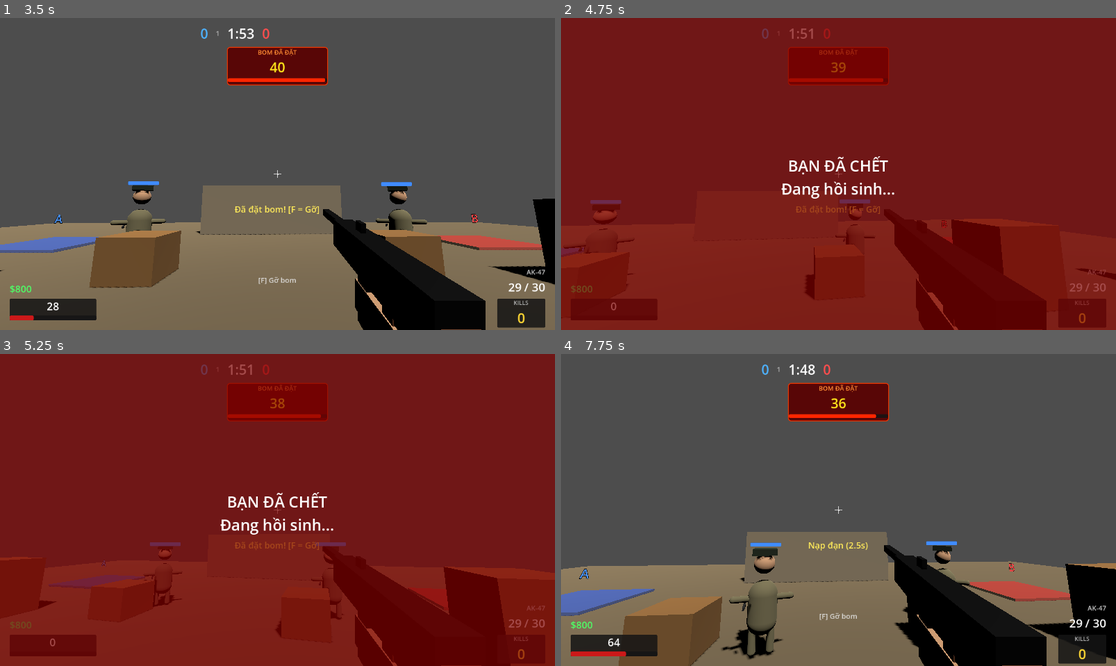
Above: before the commit, frames 1-4 (two rows, left to right).
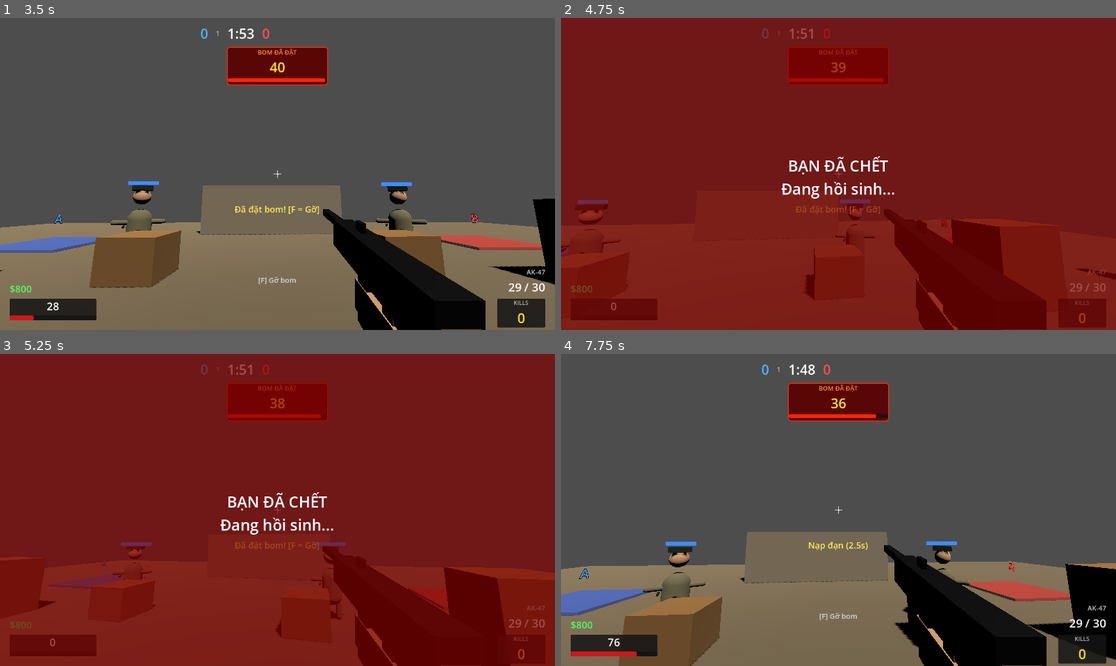
Above: after the commit, the same moments.

Repository: DamThuanHung/vietnamchien
Game: Godot game, scene res://scenes/main_menu.tscn
Same seed, same stepped clock (60 frames per second), same inputs: the game is played once before the commit and once after it.
Inputs (mouse positions are in pixels of both pictures, inside the frame that each line leads up to):
- Up to frame 1 (3.5 s): click "CHƠI NGAY" at 0.5 s; tap Enter at 1.25 s; move the mouse to (305, 174) at 1.27 s; press the mouse at (305, 174) at 1.28 s; tap Space (jump) at 1.52, 2.27 s; move the mouse to (249, 174) at 2.02 s; release the mouse at (249, 174) at 2.03 s; tap Ctrl (chay) at 2.1 s; move the mouse to (288, 167) at 2.77 s; hold F (dat_bom) from 2.78 s (still down)
- Up to frame 2 (4.75 s): tap Space (jump) at 3.5, 3.77, 4.52 s; move the mouse to (832, 180) at 3.52 s; release F (dat_bom) at 3.53 s; tap S (di_lui) at 3.6 s; move the mouse to (877, 177) at 4.27 s; hold D (di_phai) from 4.28 s (still down)
- Up to frame 3 (5.25 s): move the mouse to (233, 506) at 5.02 s; release D (di_phai) at 5.03 s; tap A (di_trai) at 5.1 s
- Up to frame 4 (7.75 s): tap Space (jump) at 5.27, 6.77, 7.52 s; move the mouse to (844, 510) at 5.77 s; hold W (di_truoc) 5.78-6.53 s; move the mouse to (816, 503) at 6.52 s; tap Tab (mo_bang_diem) at 6.6 s; move the mouse to (866, 510) at 7.27 s; hold R (nap_dan) from 7.28 s (still down)

Frame 1 is identical in both runs. In frame 2, 0.2% of the frame differs, in the area x 0-14%, y 58-83%; in frame 3, 0.3%; in frame 4, 2.3%, in the area x 8-42%, y 60-98%.

Commit message:
feat(ai): enemy biet go bom (state GO_BOM)
- Them state GO_BOM vao enum TrangThai
- Priority: TAN_CONG > GO_BOM > TRUY_DUOI > TUAN_TRA
  (player vao tam ban thi enemy uu tien chien dau, ke bom)
- Enemy thay bom da dat (group "bom" + chua no) → di den → dung yen
  goi bom.bat_dau_go() dung 1 lan, tien_do_go tu tang 1.0/10s
- Edge cases:
  + Enemy chuyen state giua chung → goi bom.dung_go() de khong khoa bom
  + Enemy chet khi dang go → cleanup bom_dang_go trong chet()
- Tuong thich CS:GO: Bo doi (player) = T (dat bom),
  My/Phap (enemy) = CT (go bom)

Test: dat bom roi chay xa >7m, enemy se den go trong 10s.

Co-Authored-By: Claude Opus 4.7 (1M context) <noreply@anthropic.com>

Diff:
--- a/scripts/enemy.gd
+++ b/scripts/enemy.gd
@@ -7,6 +7,7 @@
 const SAT_THUONG = 12
 const THOI_GIAN_BAN = 1.2
 const TAM_TUAN_TRA = 4.0
+const TAM_GO_BOM_DICH = 2.0
 
 var mau_hien_tai = MAU_TOI_DA
 var nguoi_choi = null
@@ -15,11 +16,12 @@
 var vi_tri_xuat_phat: Vector3
 var vi_tri_tuan_tra: Vector3
 var dang_tuan_tra = false
+var bom_dang_go: Node = null
 
 var ten_hien_thi: String = "Địch"
 var so_thu_tu: int = 0
 
-enum TrangThai { DUNG_YEN, TUAN_TRA, TRUY_DUOI, TAN_CONG }
+enum TrangThai { DUNG_YEN, TUAN_TRA, TRUY_DUOI, TAN_CONG, GO_BOM }
 var trang_thai = TrangThai.TUAN_TRA
 
 @onready var nav_agent = $NavigationAgent3D
@@ -75,13 +77,23 @@
 		return
 
 	var khoang_cach = global_position.distance_to(nguoi_choi.global_position)
-
+	var bom_can_go = _tim_bom_can_go()
+
+	# Ưu tiên: tấn công > gỡ bom > truy đuổi > tuần tra
 	if khoang_cach <= TAM_TAN_CONG:
 		trang_thai = TrangThai.TAN_CONG
+	elif bom_can_go != null:
+		trang_thai = TrangThai.GO_BOM
 	elif khoang_cach <= TAM_PHAT_HIEN:
 		trang_thai = TrangThai.TRUY_DUOI
 	else:
 		trang_thai = TrangThai.TUAN_TRA
+
+	# Nếu rời state GO_BOM giữa chừng — dừng gỡ để không khoá bom
+	if trang_thai != TrangThai.GO_BOM and bom_dang_go != null:
+		if is_instance_valid(bom_dang_go):
+			bom_dang_go.dung_go()
+		bom_dang_go = null
 
 	match trang_thai:
 		TrangThai.TUAN_TRA:
@@ -94,6 +106,37 @@
 			nhin_ve_phia(nguoi_choi.global_position)
 			if co_the_ban:
 				ban_nguoi_choi()
+		TrangThai.GO_BOM:
+			_xu_ly_go_bom(bom_can_go)
+
+func _tim_bom_can_go() -> Node:
+	var cac_bom = get_tree().get_nodes_in_group("bom")
+	for b in cac_bom:
+		if is_instance_valid(b) and not b.da_no:
+			return b
+	return null
+
+func _xu_ly_go_bom(bom):
+	if bom == null or not is_instance_valid(bom):
+		if bom_dang_go != null:
+			bom_dang_go = null
+		return
+	var khoang_cach_bom = global_position.distance_to(bom.global_position)
+	if khoang_cach_bom > TAM_GO_BOM_DICH:
+		# Còn xa bom — đi đến, dừng gỡ nếu trước đó đang gỡ
+		if bom_dang_go != null:
+			if is_instance_valid(bom_dang_go):
+				bom_dang_go.dung_go()
+			bom_dang_go = null
+		di_chuyen_den(bom.global_position)
+	else:
+		# Đã đến nơi — đứng gỡ
+		velocity.x = 0
+		velocity.z = 0
+		nhin_ve_phia(bom.global_position)
+		if bom_dang_go != bom:
+			bom.bat_dau_go()
+			bom_dang_go = bom
 
 func _xu_ly_tuan_tra():
 	var khoang_cach_dich = global_position.distance_to(vi_tri_tuan_tra)
@@ -171,6 +214,9 @@
 	thanh_mau_dich.position = vi_tri_2d - Vector2(thanh_mau_dich.size.x * 0.5, 0)
 
 func chet():
+	if bom_dang_go != null and is_instance_valid(bom_dang_go):
+		bom_dang_go.dung_go()
+	bom_dang_go = null
 	dang_song = false
 	if thanh_mau_dich:
 		thanh_mau_dich.visible = false
